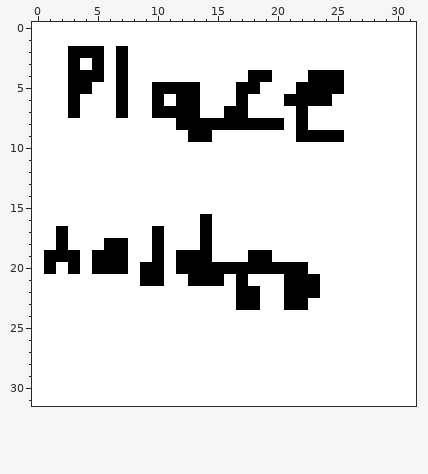
Two states of a pixel-art sprite, gfx/pokemon/back/dragoniteb.png. The picture above is the old version.
The file is 32x32 pixels.
After:
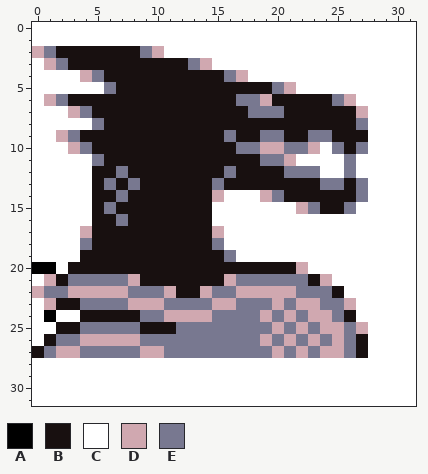
Palette (. is transparent): A #000000  B #181010  C #ffffff  D #d0a8b0  E #787890
The edit:
@@ x 0..31 @@
  1 CCCCCCCCCCCCCCCCCCCCCCCCCCCCCCCC
- 2 CCCAAACACCCCCCCCCCCCCCCCCCCCCCCC
- 3 CCCACACACCCCCCCCCCCCCCCCCCCCCCCC
- 4 CCCAAACACCCCCCCCCCAACCCAAACCCCCC
- 5 CCCAACCACCAAAACCCAACCCAAAACCCCCC
- 6 CCCACCCACCACAACCCACCCAAAACCCCCCC
- 7 CCCACCCACCAAAACCAACCCCACCCCCCCCC
- 8 CCCCCCCCCCCCAAAAAAAAACACCCCCCCCC
- 9 CCCCCCCCCCCCCAACCCCCCCAAAACCCCCC
-10 CCCCCCCCCCCCCCCCCCCCCCCCCCCCCCCC
-11 CCCCCCCCCCCCCCCCCCCCCCCCCCCCCCCC
-12 CCCCCCCCCCCCCCCCCCCCCCCCCCCCCCCC
-13 CCCCCCCCCCCCCCCCCCCCCCCCCCCCCCCC
-14 CCCCCCCCCCCCCCCCCCCCCCCCCCCCCCCC
-15 CCCCCCCCCCCCCCCCCCCCCCCCCCCCCCCC
-16 CCCCCCCCCCCCCCACCCCCCCCCCCCCCCCC
-17 CCACCCCCCCACCCACCCCCCCCCCCCCCCCC
-18 CCACCCAACCACCCACCCCCCCCCCCCCCCCC
-19 CAAACAAACCACAAACCCAACCCCCCCCCCCC
-20 CACACAAACAACAAAAAAAAAAACCCCCCCCC
-21 CCCCCCCCCAACCAAACACCCAAACCCCCCCC
-22 CCCCCCCCCCCCCCCCCAACCAAACCCCCCCC
-23 CCCCCCCCCCCCCCCCCAACCAACCCCCCCCC
-24 CCCCCCCCCCCCCCCCCCCCCCCCCCCCCCCC
-25 CCCCCCCCCCCCCCCCCCCCCCCCCCCCCCCC
-26 CCCCCCCCCCCCCCCCCCCCCCCCCCCCCCCC
-27 CCCCCCCCCCCCCCCCCCCCCCCCCCCCCCCC
+ 2 DEBBBBBBBEDCCCCCCCCCCCCCCCCCCCCC
+ 3 CDEBBBBBBBBBBEDCCCCCCCCCCCCCCCCC
+ 4 CCCCDEBBBBBBBBBBEDCCCCCCCCCCCCCC
+ 5 CCCCCCEBBBBBBBBBBBBBEDCCCCCCCCCC
+ 6 CDEBBBBBBBBBBBBBBEEDBBBBBEDCCCCC
+ 7 CCCDEBBBBBBBBBBBBBEEEBBBBBBDCCCC
+ 8 CCCCCEBBBBBBBBBBBBBBBBBBBBBECCCC
+ 9 CCDEBBBBBBBBBBBBEBBEEBBEEBBBCCCC
+10 CCCDEBBBBBBBBBBBBEEDDEEDCEBECCCC
+11 CCCCCEBBBBBBBBBBBBBEEDCCCCECCCCC
+12 CCCCCBBEBBBBBBBBEBBBBEEECCECCCCC
+13 CCCCCBEBEBBBBBBEBBBBBBBBEEBECCCC
+14 CCCCCBBEBBBBBBBDCCCDEBBBBBBECCCC
+15 CCCCCBEBBBBBBBBCCCCCCCDEBBECCCCC
+16 CCCCCBBEBBBBBBBCCCCCCCCCCCCCCCCC
+17 CCCCDBBBBBBBBBBDCCCCCCCCCCCCCCCC
+18 CCCCEBBBBBBBBBBECCCCCCCCCCCCCCCC
+19 CCCCBBBBBBBBBBBBECCCCCCCCCCCCCCC
+20 AACBBBBBBBBBBBBBBBBBBBDCCCCCCCCC
+21 CDBEEEEEDBBBBBBBDEEEEEEBDCCCCCCC
+22 DEEDDDDDEEEDBBDEEDDDDDEEEBCCCCCC
+23 CDBBEEEEDDDEEEEDDEEEDEDDEEDCCCCC
+24 CACCBBBBBEEDDDDEEEEDEDEDDEBCCCCC
+25 CCBBEEEEEBBBEEEEEEEEDEDEDDEDCCCC
+26 CBEEDDDDDEEEEEEEEEEDEDEDEDEBCCCC
+27 BEDDEEEEEDDEEEEEEEEEDEDEDDEBCCCC
 28 CCCCCCCCCCCCCCCCCCCCCCCCCCCCCCCC
Changed places in both pictures, as pixel boxes (x1, y1, x2, y2):
changed: (32, 46, 368, 358)
